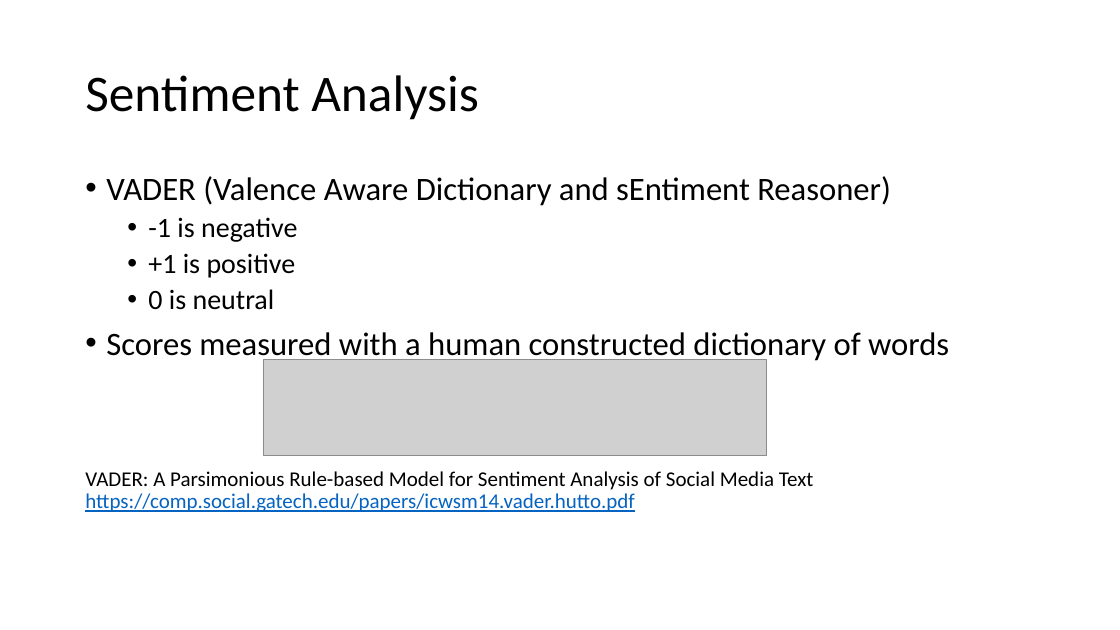
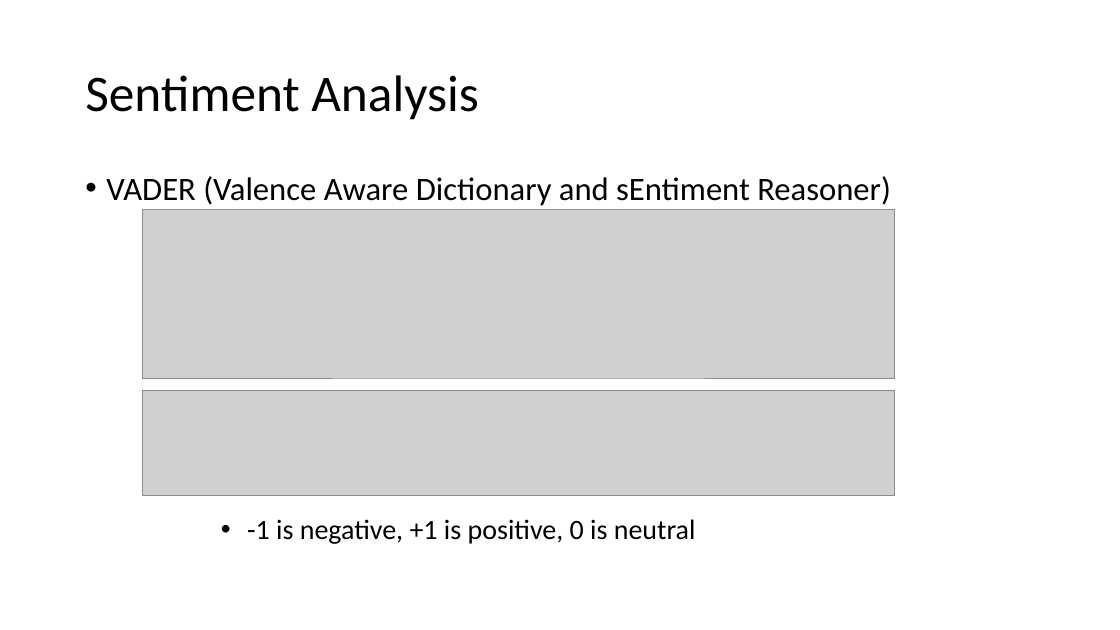
Before and after one commit to theresa-leehq/text-analysis-draft, a slide deck: slide 24 of Text Analysis in Python.pptx (slide 6 before the commit). Drawn at 1120x630 pixels with LibreOffice and Linux fonts; fonts in the diff are those of the drawing; grey boxes stand for pictures. Boxes give left, top, right and bottom in pixels: in the first picture for what was removed or moved away, otherwise in the second. Text is boxed around its words. In the diff, an @@ line names an element or a change of style, - is before the commit and + after.

Commit message:
Add files via upload
Removed topic modelling, updated Powerpoint slides, added more data.

```diff
--- a/Text Analysis in Python.pptx
+++ b/Text Analysis in Python.pptx
@@ picture added at [142,209,895,378] @@
@@ text at [85,217,949,512]: paragraphs removed @@
-  • -1 is negative
-  • +1 is positive
-  • 0 is neutral
-• Scores measured with a human constructed dictionary of words
-VADER: A Parsimonious Rule-based Model for Sentiment Analysis of Social Media Text https://comp.social.gatech.edu/papers/icwsm14.vader.hutto.pdf
@@ picture removed at [263,360,766,455] @@
@@ picture added at [142,391,895,496] @@
@@ text added at [247,519,696,544], 24 pt, text #000000 @@
+  • -1 is negative, +1 is positive, 0 is neutral
```
Also in this commit, not shown: 3 other slides changed, 26 slides added, 4 slides removed, 2 other files.
